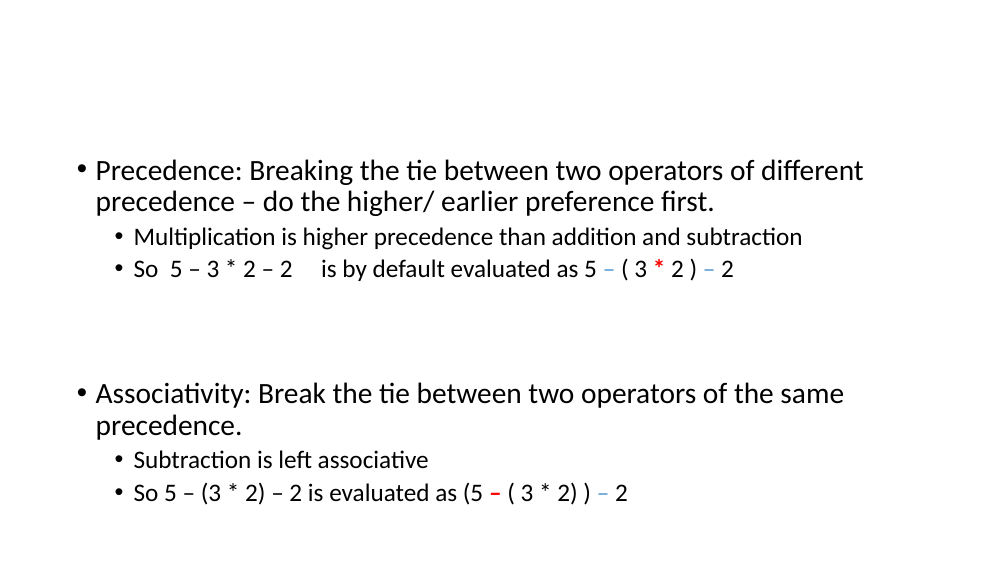
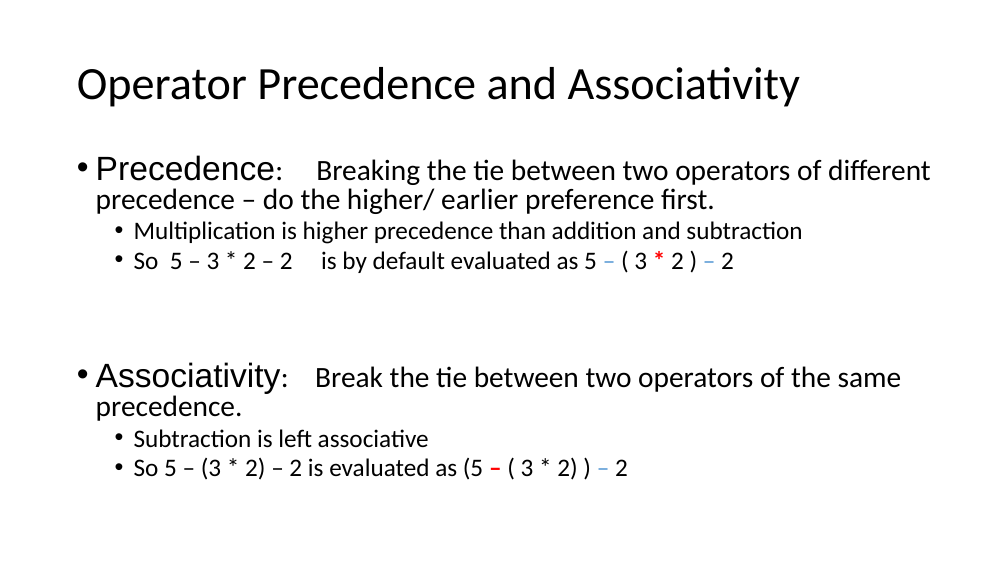
Before and after one commit to rbadrinath/FCP, a slide deck: slide 4 of slides/06-Operators-Precedence.pptx. Drawn at 1008x567 pixels with LibreOffice and Linux fonts; fonts in the diff are those of the drawing. Boxes give left, top, right and bottom in pixels: in the first picture for what was removed or moved away, otherwise in the second. Text is boxed around its words. In the diff, an @@ line names an element or a change of style, - is before the commit and + after.

```diff
--- a/slides/06-Operators-Precedence.pptx
+++ b/slides/06-Operators-Precedence.pptx
@@ title added at <box>77,67,800,107</box>, 44 pt, text #000000 @@
+Operator Precedence and Associativity
@@ text "Precedence: Breaking the tie between ..." at <box>96,155,931,480</box>: size 28 to 32 pt, font Calibri to Arial in "Precedence:", "Associativity:"; line spacing 0.9 to 0.8 @@
```
Also in this commit, not shown: 1 other slide changed, 8 other files.
